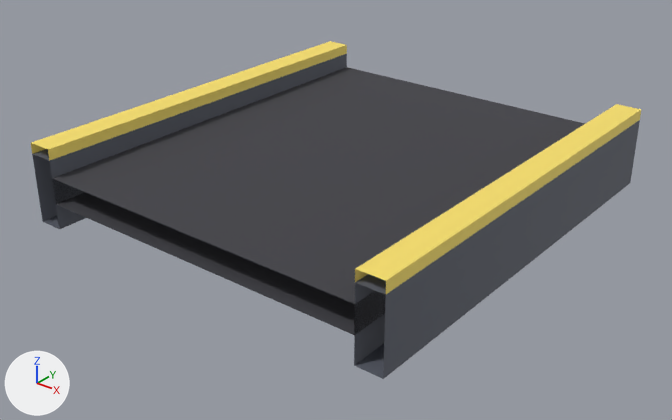
Before and after pictures for a commit that changed the glTF model jogo/assets/modelos/logistica/esteira/esteira_reta.glb.
Camera for both pictures: a camera (50 mm lens) standing at (1.181, -1.524, 0.952) and looking at (-0.001, -0.048, 0.036). Every picture has the same lights, and +X, +Y and +Z are marked at lower left. The first picture is the older version. Vertices at exactly the same position are counted once.

In view in the first picture: 'esteira_reta'.
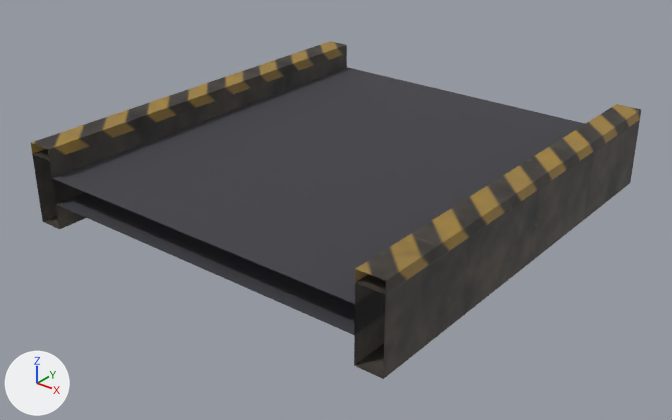
Boxes (x1, y1, x2, y2) around the edits, measured in the pictures (672 x 420 px):
'esteira_reta', recoloured, surface changed (darker): (31, 41, 641, 379) in both
part 1 of me_esteira_reta_corpo, recoloured: (32, 54, 640, 379) in both
part 2 of me_esteira_reta_corpo, recoloured: (31, 41, 641, 294) in both
part 3 of me_esteira_reta_corpo, surface changed (darker): (31, 41, 641, 379) in both

What the commit changed:
Picture 'esteira_reta_tex' (img_esteira_reta_tex) is new.
Material 'esteira_reta_Tex' (mat_esteira_reta_tex) is new.
Its texture is img_esteira_reta_tex.
Its metallic is 0.15.
Its roughness is 0.7.
me_esteira_reta_corpo has 40 vertices, 48 faces and spans x -0.46..0.46, y -0.5..0.5, z 0.0..0.225.
me_esteira_reta_corpo is used by ob_esteira_reta; location (0.0, 0.0, 0.0).
me_esteira_reta_corpo no longer uses material mat_p_metal (light grey #adb5bf).
me_esteira_reta_corpo part 1: all 16 faces that had it switch from mat_p_escuro (dark grey #595d69) to mat_esteira_reta_tex (picture img_esteira_reta_tex).
me_esteira_reta_corpo part 2: all 12 faces that had it switch from mat_p_faixa (yellow #f9e16c) to mat_esteira_reta_tex (picture img_esteira_reta_tex).
me_esteira_reta_corpo part 3: texture (UV) coordinates of 48 of 48 faces, centred in x -0.46..0.46, y -0.167..0.167, z 0.0..0.225, changed; they spanned u 0.0..1.0, v 0.0..1.0 and now span u 0.0..1.0, v 0.0..1.0.
